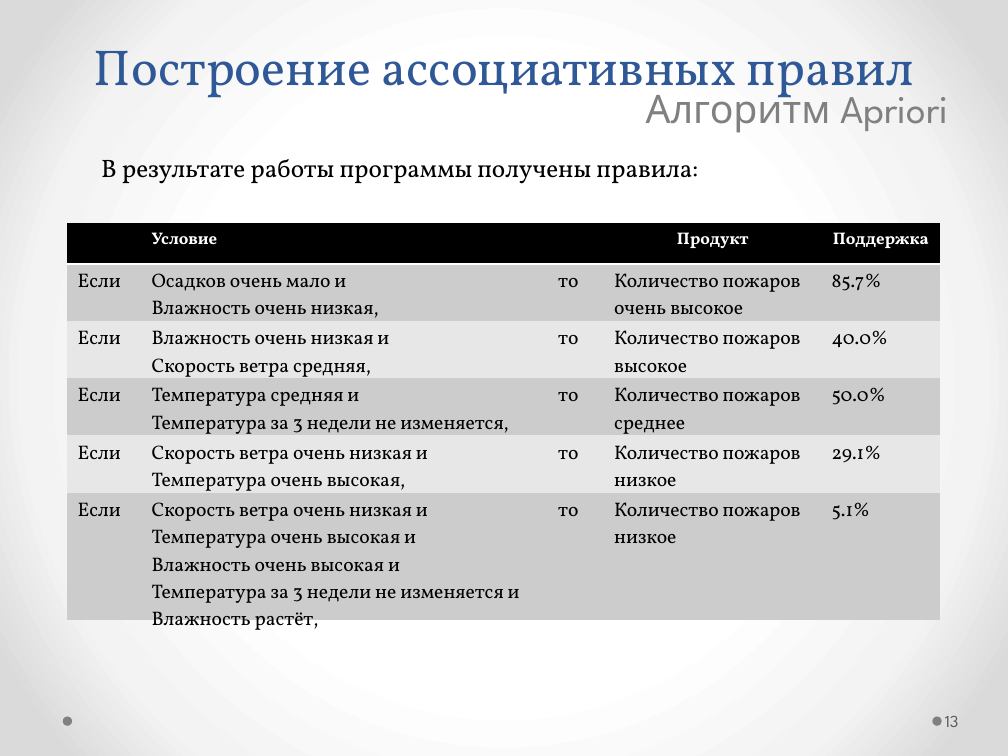
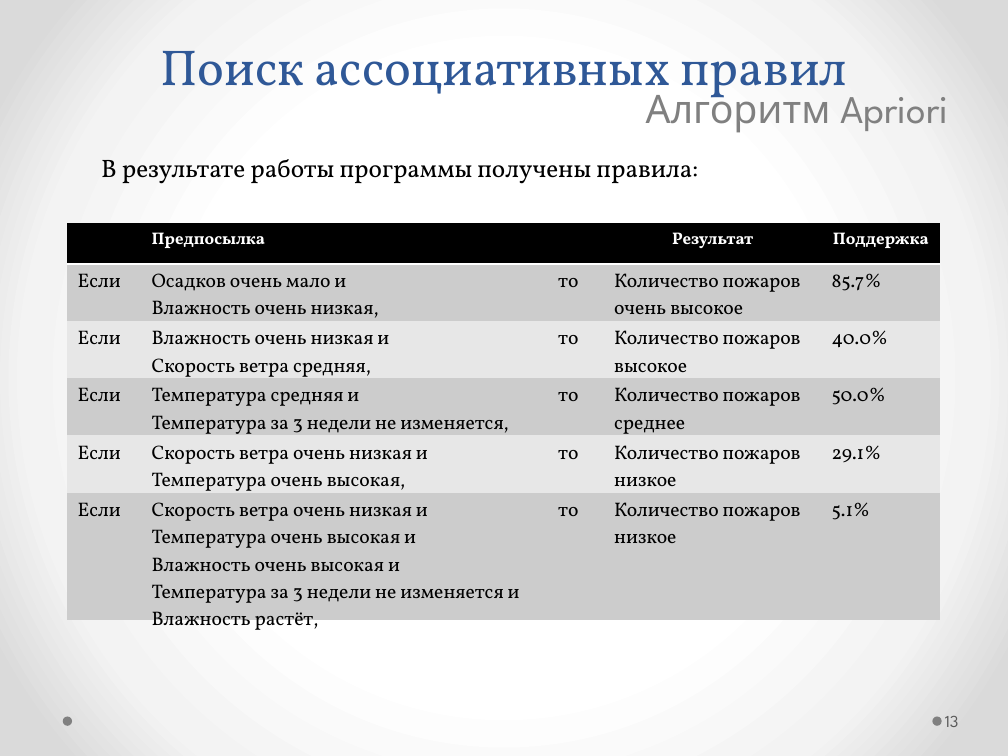
Before and after one commit to kmi9work/Fires, a slide deck: slide 13 of Apriori/my_tex/Поиск ассоциативных правил_Apriori.pptx. Drawn at 1008x756 pixels with LibreOffice and Linux fonts; fonts in the diff are those of the drawing. Boxes give left, top, right and bottom in pixels: in the first picture for what was removed or moved away, otherwise in the second. Text is boxed around its words. In the diff, an @@ line names an element or a change of style, - is before the commit and + after.

```diff
--- a/Apriori/my_tex/Поиск ассоциативных правил_Apriori.pptx
+++ b/Apriori/my_tex/Поиск ассоциативных правил_Apriori.pptx
@@ title at [160,50,847,108]: text changed @@
-Построение ассоциативных правил
+Поиск ассоциативных правил
@@ table at [68,223,940,638] @@
-row 1, column 2: Условие
+row 1, column 2: Предпосылка
-row 1, column 4: Продукт
+row 1, column 4: Результат
```
Also in this commit, not shown: 9 other slides changed, 5 other files.
